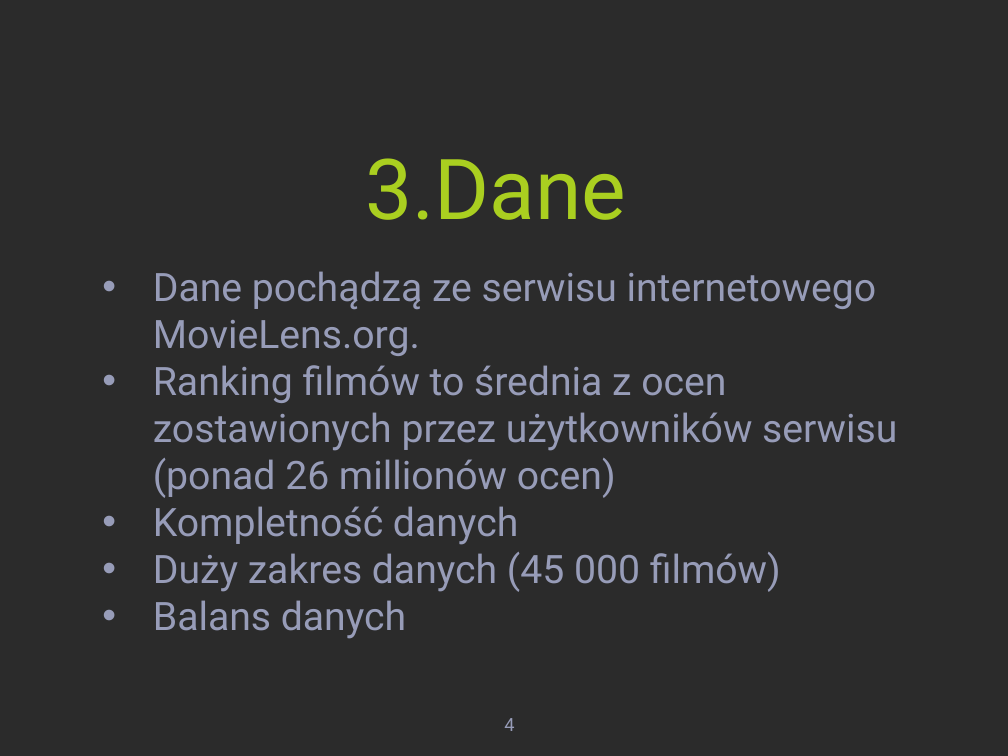
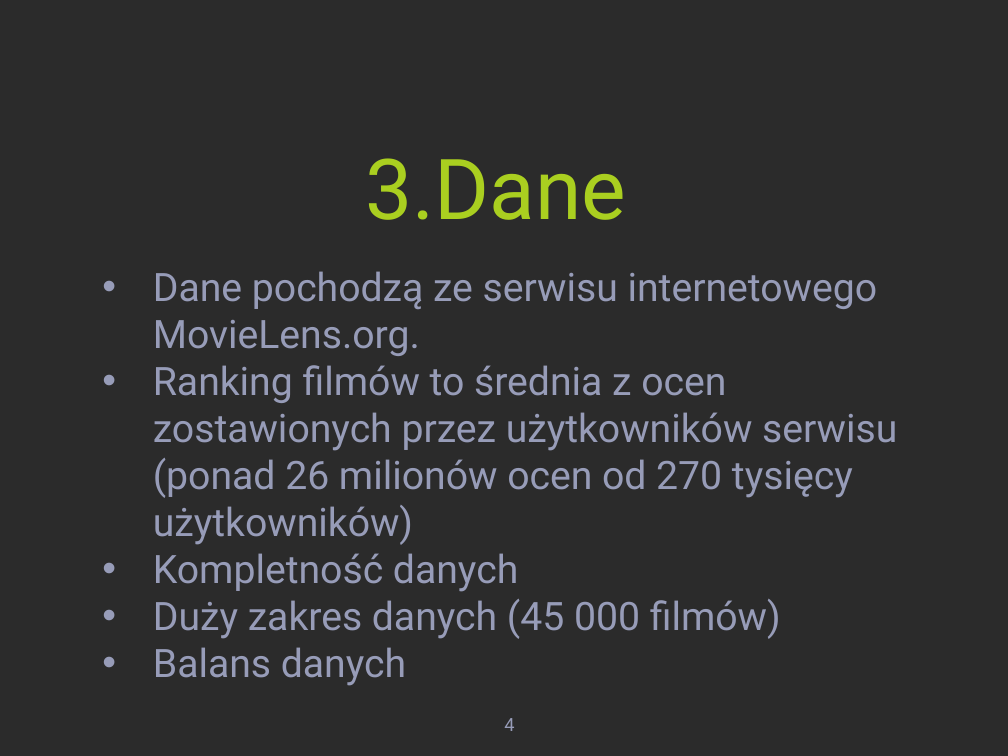
Before and after one commit to codevibess/MOW-SN, a slide deck: slide 4 of Presentation.pptx. Drawn at 1008x756 pixels with LibreOffice and Linux fonts; fonts in the diff are those of the drawing; background and template pictures are left out; a plain dark background stands for a picture behind light text. Boxes give left, top, right and bottom in pixels: in the first picture for what was removed or moved away, otherwise in the second. Text is boxed around its words. In the diff, an @@ line names an element or a change of style, - is before the commit and + after.

```diff
--- a/Presentation.pptx
+++ b/Presentation.pptx
@@ subtitle at (153, 271, 897, 545): text changed @@
-• Dane pochądzą ze serwisu internetowego MovieLens.org.
-• Ranking filmów to średnia z ocen zostawionych przez użytkowników serwisu (ponad 26 millionów ocen)
+• Dane pochodzą ze serwisu internetowego MovieLens.org.
+• Ranking filmów to średnia z ocen zostawionych przez użytkowników serwisu (ponad 26 milionów ocen od 270 tysięcy użytkowników)
```
Also in this commit, not shown: 2 other slides changed, 1 slide added, 8 slides removed.
